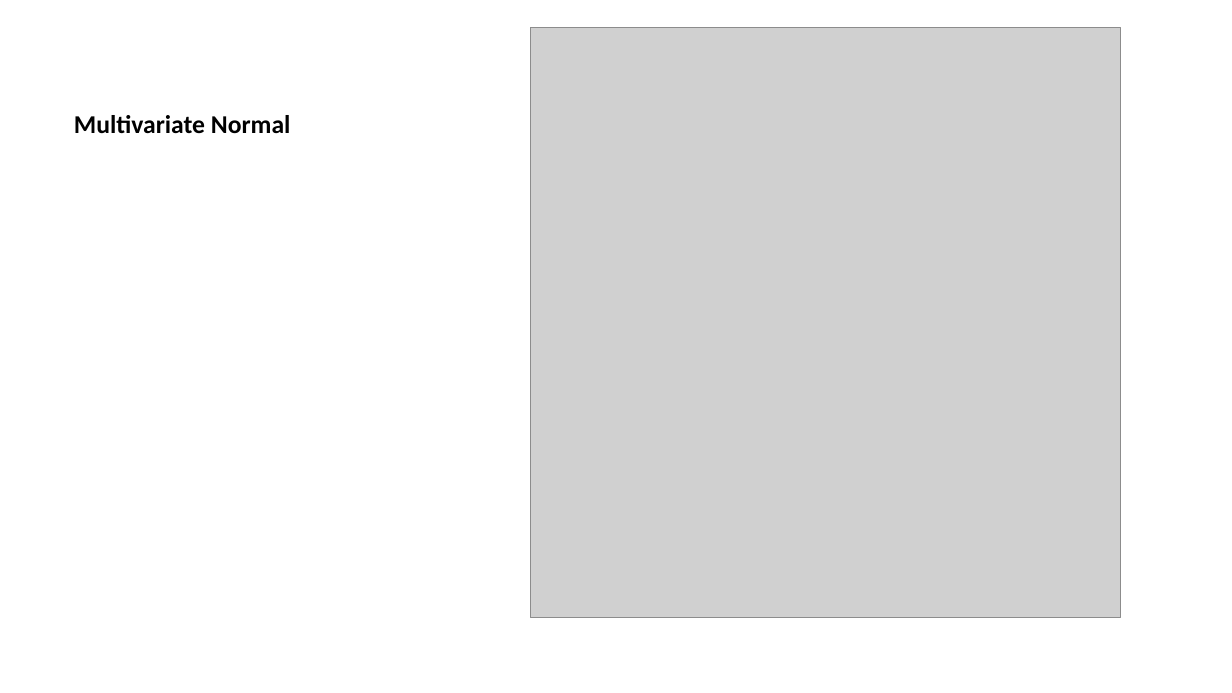
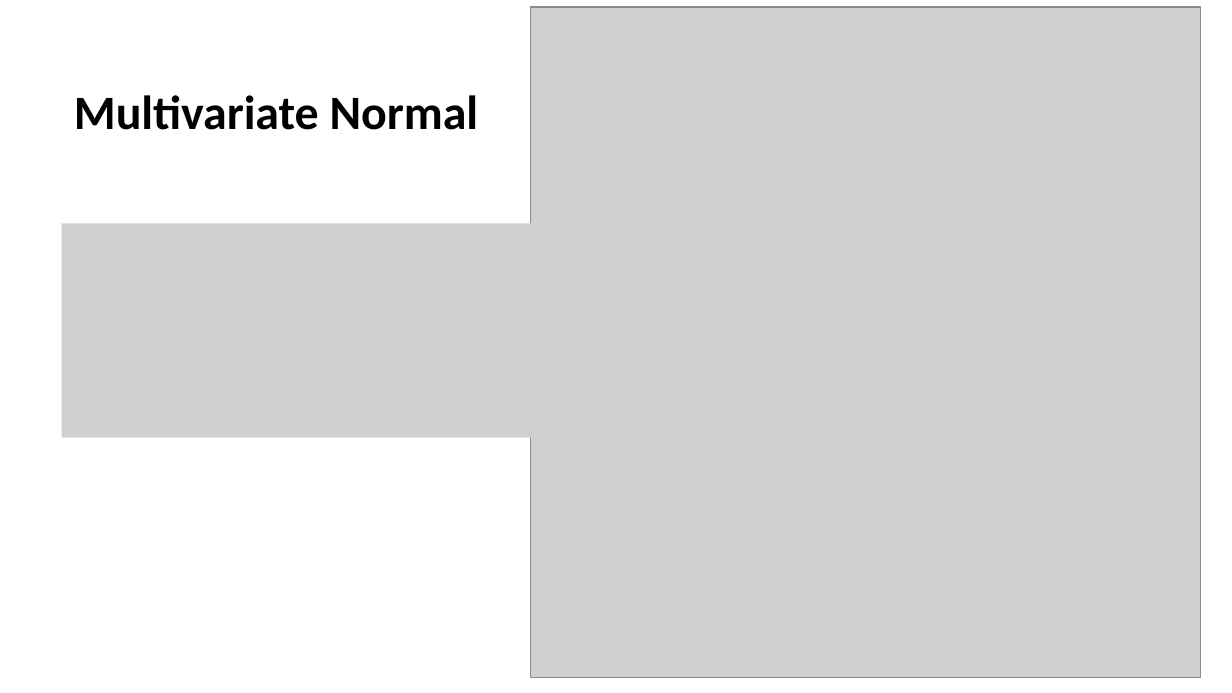
Before and after one commit to StephenElston/CSCI-E-83, a slide deck: slide 29 of LectureSlides/03a_ReviewOfProbability.pptx (slide 28 before the commit). Drawn at 1232x693 pixels with LibreOffice and Linux fonts; fonts in the diff are those of the drawing; grey boxes stand for pictures. Boxes give left, top, right and bottom in pixels: in the first picture for what was removed or moved away, otherwise in the second. Text is boxed around its words. In the diff, an @@ line names an element or a change of style, - is before the commit and + after.

```diff
--- a/LectureSlides/03a_ReviewOfProbability.pptx
+++ b/LectureSlides/03a_ReviewOfProbability.pptx
@@ title "Multivariate Normal" at [74, 95, 479, 130]: size 15 to 28 pt @@
@@ picture: place and size @@
-picture at [531, 27, 1121, 617]
+picture at [531, 7, 1201, 678]
@@ picture added at [62, 223, 540, 437] @@
```
Also in this commit, not shown: 22 other slides changed, 3 slides added, 2 slides removed.
